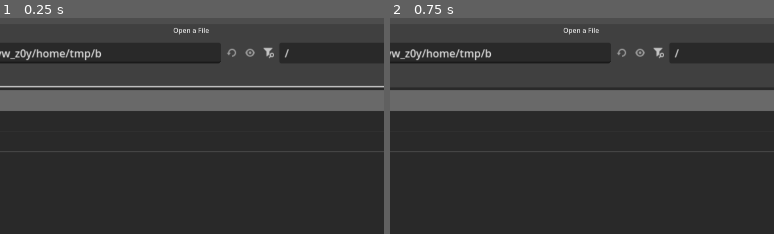
Above: before the commit, frames 1-2 (left to right).
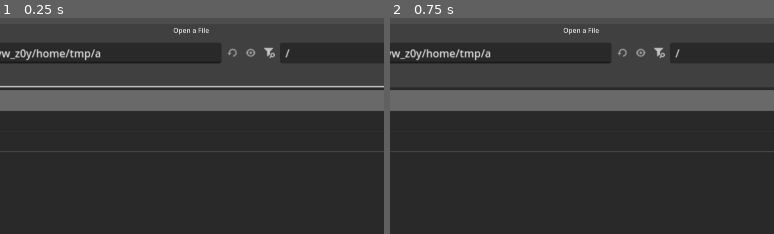
Above: after the commit, the same moments.

Repository: sirseagull69/PokemonSoulSilver-HD
Game: Godot game, scene res://main.tscn
Two runs of this game, one before a commit and one after it. Both use one fixed random seed, a clock stepped at 60 frames per second and the inputs below.
Inputs (mouse positions are % of the whole screen's width and height, from its top left):
- Up to frame 1 (0.25 s): no input
- Up to frame 2 (0.75 s): click (34, 87) at 0.52 s; type "12" at 0.6 s
The pictures show only the part of the screen within x 27-77%, y 0-50%; the shares and areas given below are measured in that part.

The runs differ from the first frame. In frame 1, 0.2% of the frame differs, in the area x 24-76%, y 13-21%; in frame 2, 0.2%.

Commit message:
0.4.4: weniger grell bei Sonne, 60-FPS-Grenze und FSR gegen Wärme
Co-Authored-By: Claude Opus 5.5 <noreply@anthropic.com>
Claude-Session: https://claude.ai/code/session_01FfpmogJasVcYYCnjjh3x2Q

Diff:
--- a/engine/main.gd
+++ b/engine/main.gd
@@ -19,6 +19,10 @@
 
 
 func _ready() -> void:
+	# Thor nicht unnötig heizen: max. 60 Bilder/s, 3D intern mit 85 % und FSR hochskaliert
+	Engine.max_fps = 60
+	get_viewport().scaling_3d_mode = Viewport.SCALING_3D_MODE_FSR
+	get_viewport().scaling_3d_scale = 0.85
 	_label.position = Vector2(16, 16)
 	_label.add_theme_font_size_override("font_size", 22)
 	var layer := CanvasLayer.new()
--- a/engine/world/atmosphere.gd
+++ b/engine/world/atmosphere.gd
@@ -65,15 +65,16 @@
 	env.background_mode = Environment.BG_COLOR
 	env.ambient_light_source = Environment.AMBIENT_SOURCE_COLOR
 	env.tonemap_mode = Environment.TONE_MAPPER_FILMIC
-	env.tonemap_exposure = 1.05
+	env.tonemap_exposure = 0.92
+	env.tonemap_white = 1.4
 	env.ssao_enabled = true
 	env.ssao_radius = 1.2
 	env.ssao_intensity = 2.2
 	env.ssao_power = 1.6
 	env.glow_enabled = true
-	env.glow_intensity = 0.6
+	env.glow_intensity = 0.42
 	env.glow_bloom = 0.08
-	env.glow_hdr_threshold = 0.95
+	env.glow_hdr_threshold = 1.15
 	env.adjustment_enabled = true
 	env.fog_enabled = true
 	env.fog_height = 1.5             # Bodennebel unterhalb dieser Höhe dichter
@@ -281,7 +282,7 @@
 	var sun_day := Color(1.0, 0.94, 0.82).lerp(Color(1.0, 0.86, 0.6), warmth * 0.5).lerp(Color(1.0, 0.62, 0.38), dusk)
 	var sun_col := sun_day.lerp(Color(0.55, 0.65, 1.0), night).lerp(Color(0.8, 0.82, 0.88), grau)
 	sun.light_color = sun_col.lerp(Color(0.85, 0.9, 1.0), _flash)
-	sun.light_energy = lerp(0.22, 1.3 + warmth * 0.25, daylight) * (1.0 - grau * 0.7) + _flash * 4.0
+	sun.light_energy = lerp(0.2, 1.0 + warmth * 0.08, daylight) * (1.0 - grau * 0.6) + _flash * 4.0
 
 	var sky_day := Color(0.55, 0.72, 0.95).lerp(Color(0.48, 0.7, 1.0), warmth * 0.4).lerp(Color(0.95, 0.6, 0.45), dusk * 0.7)
 	var storm_sky := Color(0.32, 0.34, 0.4).lerp(Color(0.2, 0.21, 0.26), storm)
@@ -289,8 +290,8 @@
 	sky = sky.lerp(Color(0.8, 0.85, 1.0), _flash * 0.7)
 	env.background_color = sky
 	env.ambient_light_color = Color(0.75, 0.8, 0.95).lerp(Color(0.25, 0.3, 0.55), night).lerp(Color(0.68, 0.7, 0.75), grau)
-	env.ambient_light_energy = lerp(0.35, 0.55, daylight) + grau * 0.15 + _flash * 1.5
-	env.adjustment_saturation = lerp(1.15 + warmth * 0.08, 0.8, grau)
+	env.ambient_light_energy = lerp(0.32, 0.45, daylight) + grau * 0.18 + _flash * 1.5
+	env.adjustment_saturation = lerp(1.08 + warmth * 0.05, 0.8, grau)
 	env.adjustment_contrast = lerp(1.06, 0.97, grau)
 
 	# Nebel: Fern-Nebel + dichter Bodennebel + volumetrisch (Lichtstrahlen)
Not shown, changed: engine/export_presets.cfg
